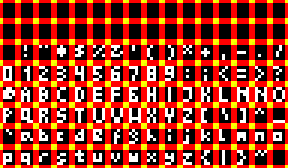
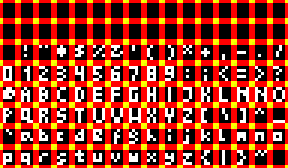
Layers edited between the first and the second 288 x 168 image:
painted on "Background" over (129, 93, 138, 138)
